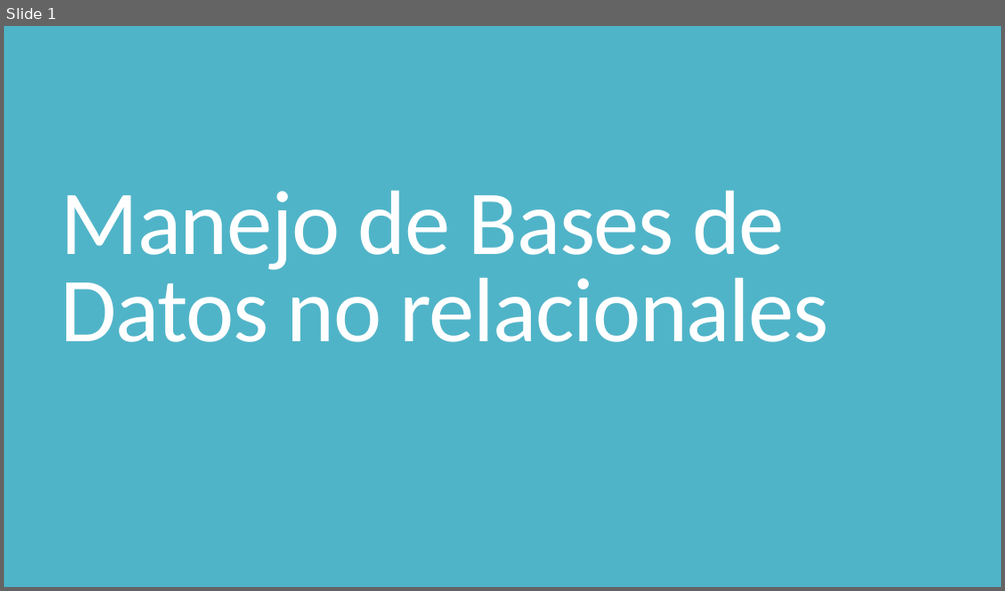
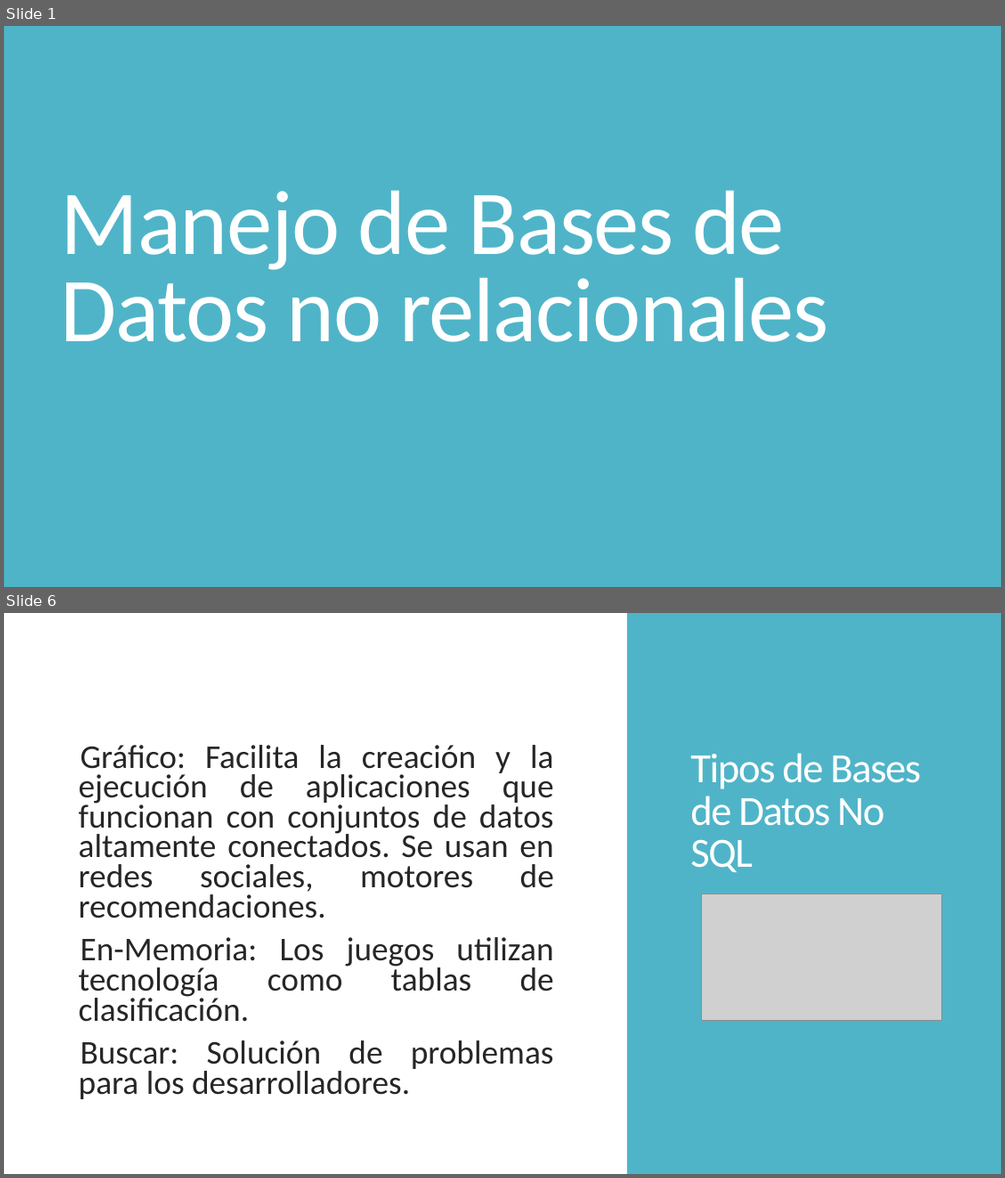
Before and after one commit to javiermelo1672/CursoIonic, a slide deck: Presentaciones/4. Manejo de bases de datos no relacionales.pptx. Shown one above the other, each under a label of ours: slide 1 before the commit, slides 1 and 6 after it; the slides between them are not shown. The pictures are 1005x591 and 1005x1178 pixels, drawn with LibreOffice and Linux fonts; fonts in the diff are those of the drawing; grey boxes stand for pictures. Boxes give left, top, right and bottom in pixels: in the first picture for what was removed or moved away, otherwise in the second. Text is boxed around its words. In the diff, an @@ line names an element or a change of style, - is before the commit and + after.

```diff
--- a/Presentaciones/4. Manejo de bases de datos no relacionales.pptx
+++ b/Presentaciones/4. Manejo de bases de datos no relacionales.pptx
@@ slide 6 added at (4,613,1001,1174), background #FFFFFF @@
@@ rectangle added at (627,613,1001,1174), fill #50B4C8 @@
@@ text added at (79,745,554,1099), 32 pt, text #262626 @@
+  Gráfico: Facilita la creación y la ejecución de aplicaciones que funcionan con conjuntos de datos altamente conectados. Se usan en redes sociales, motores de recomendaciones.
+  En-Memoria: Los juegos utilizan tecnología como tablas de clasificación.
+  Buscar: Solución de problemas para los desarrolladores.
@@ title added at (690,753,921,872), 40 pt, text #FFFFFF @@
+Tipos de Bases de Datos No SQL
@@ picture added at (702,893,942,1021) @@
```
Also in this commit, not shown: 28 other slides added, 17 slides removed, 5 other files.
